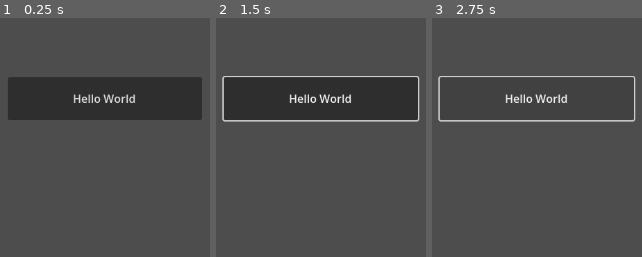
Above: before the commit, frames 1-3 (left to right).
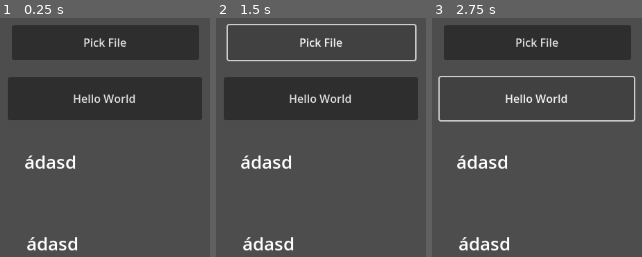
Above: after the commit, the same moments.

Repository: rinhxe/Godot-Android-Plugin-Template-main
Game: Godot game, scene res://main.tscn
The game is run twice, just before and just after one commit, with the same random seed, the same clock (stepped at 60 frames per second) and the same inputs.
Inputs (mouse positions are in pixels of both pictures, inside the frame that each line leads up to):
- Up to frame 1 (0.25 s): no input
- Up to frame 2 (1.5 s): click "Hello World" at 0.5 s; click (321, 41) at 1.25 s, where only the run after the commit has a clickable "Pick File"
- Up to frame 3 (2.75 s): click "Hello World" at 2 s

The runs differ from the first frame. In frame 1, 14% of the frame differs, in the area x 5-95%, y 2-98%; in frame 2, 4.3%; in frame 3, 14%.

Commit message:
DONE godot android plugin

Diff:
--- a/plugin/demo/main.gd
+++ b/plugin/demo/main.gd
@@ -1,16 +1,65 @@
 extends Node2D
 
-# TODO: Update to match your plugin's name
 var _plugin_name = "GodotAndroidPluginTemplate"
 var _android_plugin
 
 func _ready():
 	if Engine.has_singleton(_plugin_name):
 		_android_plugin = Engine.get_singleton(_plugin_name)
+		_android_plugin.connect("file_selected", Callable(self, "_on_file_selected"))
+		_android_plugin.connect("file_selection_canceled", Callable(self, "_on_file_canceled"))
 	else:
 		printerr("Couldn't find plugin " + _plugin_name)
 
 func _on_Button_pressed():
 	if _android_plugin:
-		# TODO: Update to match your plugin's API
 		_android_plugin.helloWorld()
+
+func _on_pick_file_press():
+	if _android_plugin:
+		_android_plugin.pickUpFile()
+
+func _on_file_selected(file_path: String, file_name: String):
+	print("File received:", file_path)
+	print("Original file name:", file_name)
+
+	$Label.text = "Selected: " + file_name
+
+	var new_file_path = "user://saved_files/" + file_name
+
+	DirAccess.make_dir_recursive_absolute("user://saved_files")
+
+	if FileAccess.file_exists(file_path):
+		if DirAccess.copy_absolute(file_path, new_file_path) == OK:
+			print("File saved as:", new_file_path)
+			_process_file(new_file_path)
+		else:
+			print("Failed to copy file")
+			$Label2.text = "Failed to copy file"
+	else:
+		print("File does not exist")
+		$Label2.text = "File does not exist"
+
+func _process_file(file_path: String):
+	if not FileAccess.file_exists(file_path):
+		print("File does not exist:", file_path)
+		$Label2.text = "Error: File does not exist!"
+		return
+
+	var extension = file_path.get_extension().to_lower()
+
+	print("Processing file:", file_path)
+	print("File extension:", extension)
+	$Label2.text = "Processing file: " + file_path + "\nExtension: " + extension
+
+	if extension in ["txt", "json"]:
+		var file = FileAccess.open(file_path, FileAccess.READ)
+		if file:
+			var content = file.get_as_text()
+			print("File content:", content)
+			$Label2.text += "\nFile content:\n" + content
+		else:
+			print("Failed to open file")
+			$Label2.text += "\nFailed to open file"
+	else:
+		$Label2.text += "\nUnsupported file type"
--- a/plugin/demo/main.tscn
+++ b/plugin/demo/main.tscn
@@ -16,4 +16,42 @@
 offset_bottom = 312.0
 text = "Hello World"
 
+[node name="Button Import File" type="Button" parent="."]
+anchors_preset = 8
+anchor_left = 0.5
+anchor_top = 0.5
+anchor_right = 0.5
+anchor_bottom = 0.5
+offset_left = 46.0
+offset_top = 175.0
+offset_right = 316.0
+offset_bottom = 225.0
+grow_horizontal = 2
+grow_vertical = 2
+size_flags_horizontal = 4
+text = "Pick File"
+
+[node name="Label" type="Label" parent="."]
+offset_left = 64.0
+offset_top = 354.0
+offset_right = 766.0
+offset_bottom = 478.0
+theme_override_font_sizes/font_size = 26
+text = "ádasd"
+
+[node name="Label2" type="Label" parent="."]
+offset_left = 67.0
+offset_top = 472.0
+offset_right = 769.0
+offset_bottom = 596.0
+theme_override_font_sizes/font_size = 26
+text = "ádasd"
+
+[node name="TextureRect" type="TextureRect" parent="."]
+offset_left = 591.0
+offset_top = 99.0
+offset_right = 1026.0
+offset_bottom = 461.0
+
 [connection signal="pressed" from="Button" to="." method="_on_Button_pressed"]
+[connection signal="pressed" from="Button Import File" to="." method="_on_pick_file_press"]
Binary file added: plugin/demo/419331704_697792132483030_1496352432444533135_n.jpg
Not shown, changed: plugin/src/main/AndroidManifest.xml
Not shown, changed: plugin/src/main/java/org/godotengine/plugin/android/template/GodotAndroidPlugin.kt
